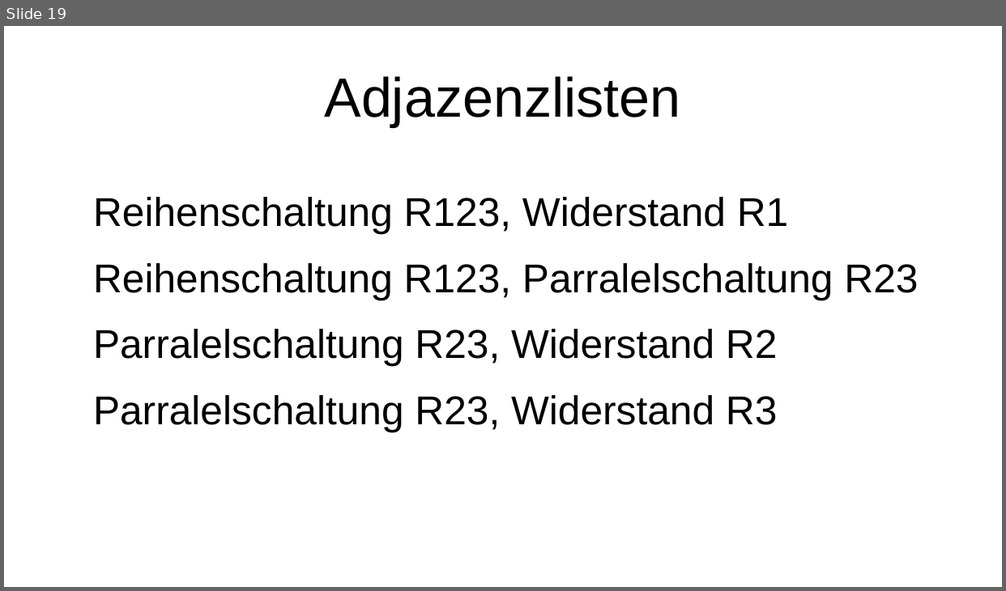
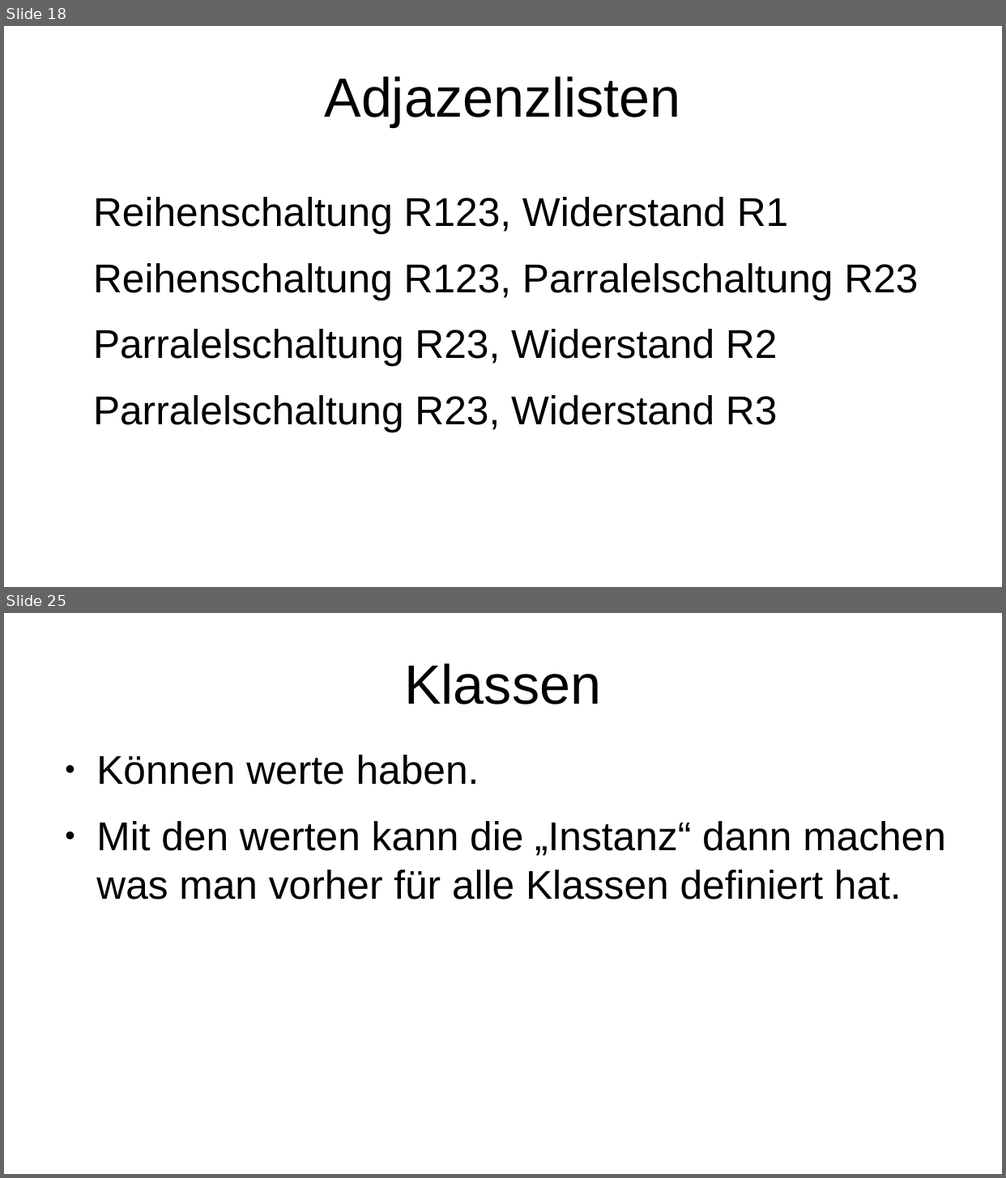
Before and after one commit to HeIIow2/physik_schaltkreise, a slide deck: präsentation/präsentation.odp. Shown one above the other, each under a label of ours: slide 19 before the commit, slides 18 and 25 after it; the slides between them are not shown. The pictures are 1006x591 and 1006x1178 pixels, drawn with LibreOffice and Linux fonts; fonts in the diff are those of the drawing. Boxes give left, top, right and bottom in pixels: in the first picture for what was removed or moved away, otherwise in the second. Text is boxed around its words. In the diff, an @@ line names an element or a change of style, - is before the commit and + after.

```diff
--- a/präsentation/präsentation.odp
+++ b/präsentation/präsentation.odp
@@ slide 25 added at (x1=4, y1=613, x2=1002, y2=1174), background #FFFFFF @@
@@ title added at (x1=404, y1=663, x2=601, y2=705), 44 pt, text #000000 @@
+Klassen
@@ text added at (x1=96, y1=755, x2=946, y2=900), 32 pt, text #000000 @@
+● Können werte haben.
+● Mit den werten kann die „Instanz“ dann machen was man vorher für alle Klassen definiert hat.
@@ what was slide 19 is now slide 18 @@
```
Also in this commit, not shown: 19 other slides added, 1 slide removed, 1 other file.
